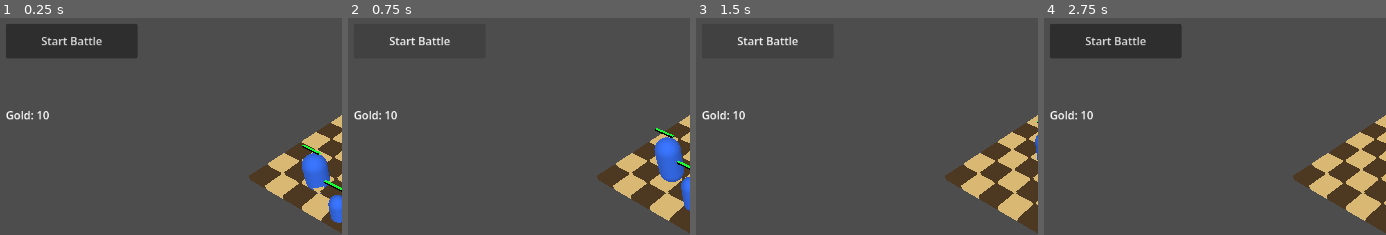
Above: before the commit, frames 1-4 (left to right).
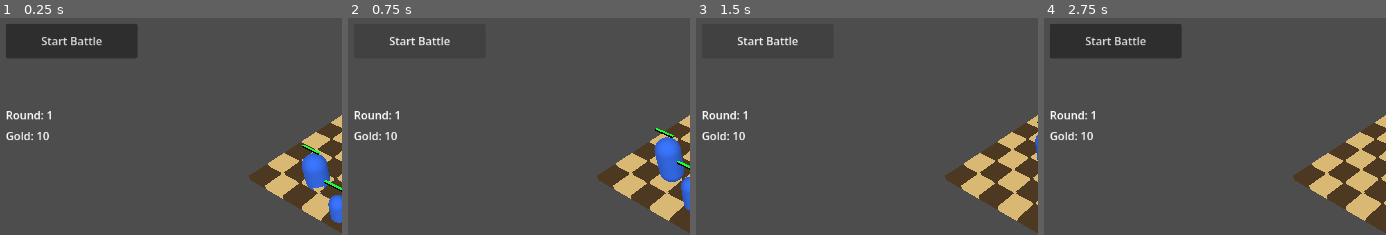
Above: after the commit, the same moments.

Repository: janmgryka-bit/warmarket
Game: Godot game, scene res://scenes/Main.tscn
The game is run twice, just before and just after one commit, with the same random seed, the same clock (stepped at 60 frames per second) and the same inputs.
Inputs:
- Up to frame 1 (0.25 s): no input
- Up to frame 2 (0.75 s): click "Start Battle" at 0.5 s
- Up to frame 3 (1.5 s): click "Start Battle" at 1.25 s
- Up to frame 4 (2.75 s): click "Legionista Tank 3 gold (Affor…" at 2 s
The pictures show only the part of the screen within x 0-50%, y 0-50%; the shares and areas given below are measured in that part.

The runs differ from the first frame. In frame 1, 0.6% of the frame differs, in the area x 1-15%, y 42-57%; in frame 2, 0.6%; in frame 3, 0.6%; in frame 4, 0.6%.

Commit message:
Add round counter and enemy waves

Diff:
--- a/godot_project/war-market/scenes/Main.tscn
+++ b/godot_project/war-market/scenes/Main.tscn
@@ -41,18 +41,25 @@
 offset_right = 700.0
 offset_bottom = 110.0
 
+[node name="RoundLabel" type="Label" parent="UI" unique_id=1876565824]
+offset_left = 30.0
+offset_top = 150.0
+offset_right = 250.0
+offset_bottom = 180.0
+text = "Round: 1"
+
 [node name="RestartRoundButton" type="Button" parent="UI" unique_id=1092564637]
 offset_left = 30.0
 offset_top = 90.0
 offset_right = 210.0
 offset_bottom = 140.0
-text = "Restart Round"
+text = "Next Round"
 
 [node name="GoldLabel" type="Label" parent="UI" unique_id=1612883263]
 offset_left = 30.0
-offset_top = 150.0
-offset_right = 210.0
-offset_bottom = 190.0
+offset_top = 180.0
+offset_right = 250.0
+offset_bottom = 210.0
 text = "Gold: 10"
 
 [node name="ShopPanel" type="Panel" parent="UI" unique_id=1612883262]
--- a/godot_project/war-market/scripts/game.gd
+++ b/godot_project/war-market/scripts/game.gd
@@ -8,6 +8,7 @@
 @onready var round_result_label: Label = $UI/RoundResultLabel
 @onready var shop_items: HBoxContainer = $UI/ShopPanel/ShopItems
 @onready var gold_label: Label = $UI/GoldLabel
+@onready var round_label: Label = $UI/RoundLabel
 
 # Resources
 var unit_scene: PackedScene = preload("res://units/Unit.tscn")
@@ -30,6 +31,7 @@
 ]
 var player_roster: Array[Dictionary] = []
 var roster_id_counter: int = 0
+var round_number: int = 1
 
 # Setup
 func _ready() -> void:
@@ -53,6 +55,7 @@
 	update_gold_label()
 	spawn_test_units()
 	populate_shop()
+	round_label.text = "Round: %d" % round_number
 
 # Frame Updates
 func _process(_delta: float) -> void:
@@ -64,7 +67,7 @@
 	add_player_roster_unit("roman_legionary", Vector2i(2, 6))
 	add_player_roster_unit("roman_archer", Vector2i(4, 7))
 	spawn_player_roster()
-	spawn_enemy_test_units()
+	spawn_enemy_wave(1)
 
 func add_player_roster_unit(unit_id: String, grid_pos: Vector2i) -> void:
 	roster_id_counter += 1
@@ -80,6 +83,17 @@
 
 func spawn_enemy_test_units() -> void:
 	spawn_unit_by_id("viking_berserker", 1, Vector2i(5, 1))
+
+func spawn_enemy_wave(round_num: int) -> void:
+	if round_num == 1:
+		spawn_unit_by_id("viking_berserker", 1, Vector2i(5, 1))
+	elif round_num == 2:
+		spawn_unit_by_id("viking_berserker", 1, Vector2i(5, 1))
+		spawn_unit_by_id("viking_berserker", 1, Vector2i(6, 1))
+	else:
+		spawn_unit_by_id("viking_berserker", 1, Vector2i(5, 1))
+		spawn_unit_by_id("viking_berserker", 1, Vector2i(6, 1))
+		spawn_unit_by_id("roman_archer", 1, Vector2i(4, 1))
 
 func spawn_unit_by_id(unit_id: String, team_id: int, grid_pos: Vector2i) -> CharacterBody3D:
 	var data: Dictionary = unit_database.get_unit_data(unit_id)
@@ -283,12 +297,14 @@
 	round_result_label.text = ""
 	restart_button.visible = false
 	selected_unit = null
+	round_number += 1
 	player_gold += round_income
 
 	update_gold_label()
+	round_label.text = "Round: %d" % round_number
 	populate_shop()
 	spawn_player_roster()
-	spawn_enemy_test_units()
+	spawn_enemy_wave(round_number)
 
 func update_player_roster_position(unit: CharacterBody3D, new_grid_pos: Vector2i) -> void:
 	if unit.team_id != 0:
